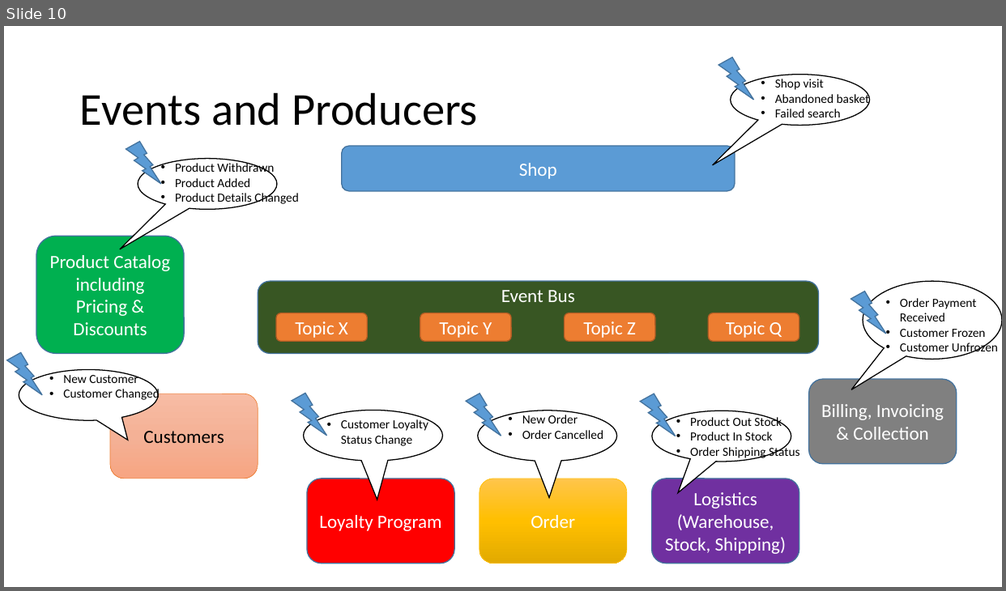
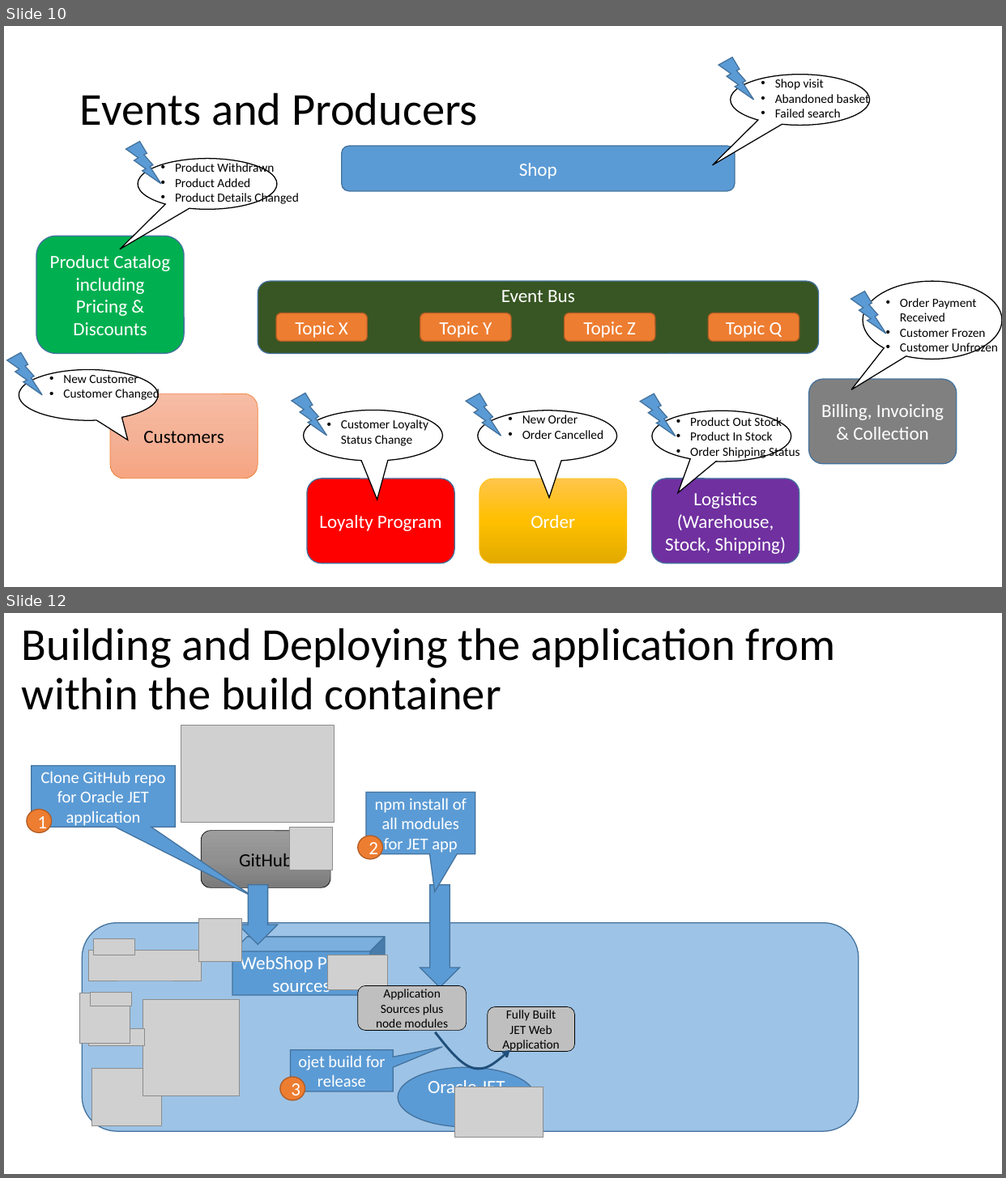
Before and after one commit to lucasjellema/logistics-microservice-soaring-clouds-sequel, a slide deck: Logistics-Microservice-in-Soaring through the Clouds – The Sequel.pptx. Shown one above the other, each under a label of ours: slide 10 before the commit, slides 10 and 12 after it; the slides between them are not shown. The pictures are 1006x591 and 1006x1178 pixels, drawn with LibreOffice and Linux fonts; fonts in the diff are those of the drawing; grey boxes stand for pictures. Boxes give left, top, right and bottom in pixels: in the first picture for what was removed or moved away, otherwise in the second. Text is boxed around its words. In the diff, an @@ line names an element or a change of style, - is before the commit and + after.

Commit message:
Adding slides on Wercker K8S Pipeline and Docker PSM ACC build to deploy pipeline

```diff
--- a/Logistics-Microservice-in-Soaring through the Clouds – The Sequel.pptx
+++ b/Logistics-Microservice-in-Soaring through the Clouds – The Sequel.pptx
@@ slide 12 added at [4,613,1002,1174], background #FFFFFF @@
@@ title added at [22,628,836,710], 44 pt, text #000000 @@
+Building and Deploying the application from within the build container
@@ picture added at [181,726,334,823] @@
@@ speech box added at [31,766,175,827], fill #5B9BD5, outline #43739E 1 pt, 16 pt, text #FFFFFF @@
+Clone GitHub repo for Oracle JET application
@@ speech box added at [366,793,475,855], fill #5B9BD5, outline #43739E 1 pt, 16 pt, text #FFFFFF @@
+npm install of all modules for JET app
@@ ellipse added at [27,809,51,833], fill #ED7D31, outline #AF5C24 1 pt, 18 pt, text #FFFFFF @@
+1
@@ rounded rectangle added at [201,831,330,888], fill gradient #9D9D9D to #909090 to #7C7C7C, outline #000000 0.5 pt, 18 pt, text #000000 @@
+GitHub
@@ picture added at [289,827,333,871] @@
@@ ellipse added at [358,836,383,859], fill #ED7D31, outline #AF5C24 1 pt, 18 pt, text #FFFFFF @@
+2
@@ down arrow added at [238,884,278,944], fill #5B9BD5, outline #43739E 1 pt @@
@@ down arrow added at [420,884,460,987], fill #5B9BD5, outline #43739E 1 pt @@
@@ rounded rectangle added at [82,923,859,1131], fill #9DC3E6, outline #43739E 1 pt @@
@@ picture added at [198,918,242,962] @@
@@ picture added at [88,951,201,981] @@
@@ picture added at [94,939,135,956] @@
@@ cube added at [232,937,385,995], fill #5B9BD5, outline #43739E 1 pt, 18 pt, text #FFFFFF @@
+WebShop Portal sources
@@ picture added at [328,956,388,990] @@
@@ picture added at [79,994,130,1043] @@
@@ picture added at [90,993,131,1006] @@
@@ picture added at [143,999,240,1096] @@
@@ rounded rectangle added at [358,986,467,1031], fill #BFBFBF, outline #000000 0.5 pt, 12 pt, text #000000 @@
+Application Sources plus node modules
@@ rounded rectangle added at [488,1007,575,1053], fill #BFBFBF, outline #000000 0.5 pt, 12 pt, text #000000 @@
+Fully Built JET Web Application
@@ picture added at [89,1029,146,1046] @@
@@ freeform shape added at [435,1033,510,1069], outline #1F4E79 2.25 pt @@
@@ picture added at [92,1069,162,1127] @@
@@ speech box added at [291,1050,394,1092], fill #5B9BD5, outline #43739E 1 pt, 16 pt, text #FFFFFF @@
+ojet build for release
@@ ellipse added at [398,1067,535,1127], fill #5B9BD5, outline #43739E 1 pt, 18 pt, text #FFFFFF @@
+Oracle JET cli
@@ ellipse added at [280,1077,305,1101], fill #ED7D31, outline #AF5C24 1 pt, 18 pt, text #FFFFFF @@
+3
@@ picture added at [454,1087,543,1137] @@
```
Also in this commit, not shown: 1 slide changed, 5 other slides added.
